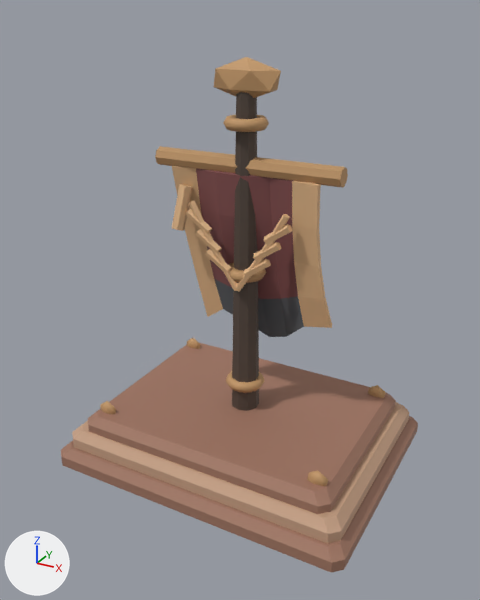
Before and after pictures for a commit that changed the glTF model public/assets/models/standard.glb.
One viewpoint serves both versions: a 50 mm camera at (1.32, -2.45, 2.04) aimed at (0.01, -0.06, 0.84). Every picture has the same lights, and +X, +Y and +Z are marked at lower left. The older version comes first. Vertices at exactly the same position are counted once.

In view in the first picture: 'standard'.
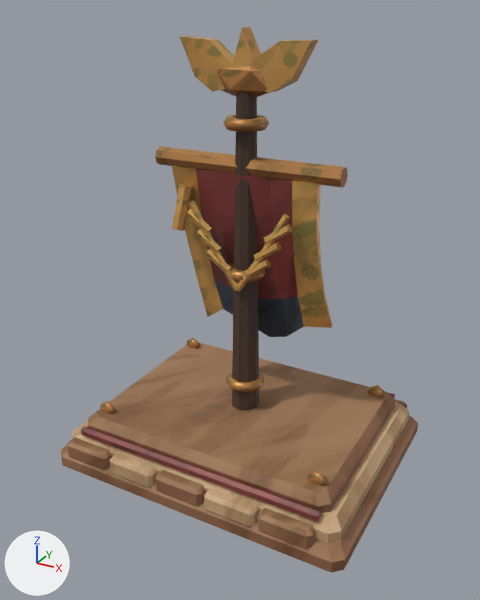
Pixel boxes [x1, y1, x2, y2] of what changed, in the pictures (480 x 600 px; the box of a moved part takes in the faces that stretch with it):
```json
{"object": "standard", "change": "surface changed, reshaped", "before": [61, 57, 418, 573], "after": [61, 27, 418, 573]}
{"part": 1, "of": "me_standard_color_and_skin", "change": "added", "after": [81, 427, 321, 521]}
{"part": 2, "of": "me_standard_color_and_skin", "change": "rebuilt", "before": [243, 259, 271, 277], "after": [243, 259, 271, 277]}
{"part": 3, "of": "me_standard_color_and_skin", "change": "rebuilt", "before": [253, 242, 281, 260], "after": [253, 242, 281, 260]}
{"part": 4, "of": "me_standard_color_and_skin", "change": "added", "after": [67, 437, 315, 549], "on screen": "brown"}
{"part": 5, "of": "me_standard_color_and_skin", "change": "added", "after": [395, 399, 407, 409], "on screen": "mostly hidden"}
{"part": 6, "of": "me_standard_color_and_skin", "change": "moved or reshaped", "before": [188, 201, 293, 292], "after": [236, 214, 292, 292]}
{"part": 7, "of": "me_standard_color_and_skin", "change": "added", "after": [180, 27, 318, 93], "on screen": "brown"}
{"part": 8, "of": "me_standard_color_and_skin", "change": "recoloured", "before": [61, 57, 418, 573], "after": [61, 66, 418, 573]}
```

Edits to the scene script, one JSON object a line:
```json
{"op": "add", "block": "img_scumble__bristle_marks_and_worn_pigment", "code": ["img_scumble__bristle_marks_and_worn_pigment = load_image('Scumble, bristle marks and worn pigment', '_unpacked/Scumble__bristle_marks_and_worn_pigment', 512, 256, 'sRGB')"]}
{"op": "add", "block": "img_packed_cloth_and_metal_finishes", "code": ["img_packed_cloth_and_metal_finishes = load_image('Packed cloth and metal finishes', '_unpacked/Packed_cloth_and_metal_finishes', 8, 8, 'Non-Color')"]}
{"block": "mat_painted_metal_edges__textile_and_clay", "change": "nodes: BsdfPrincipled, OutputMaterial, VertexColor"}
{"block": "mat_painted_metal_edges__textile_and_clay", "change": "nodes: BsdfPrincipled, Mix, OutputMaterial, SeparateColor, TexImage x2, UVMap, VertexColor"}
{"block": "mat_painted_metal_edges__textile_and_clay", "change": "uses the picture img_packed_cloth_and_metal_finishes"}
{"block": "mat_painted_metal_edges__textile_and_clay", "change": "uses the picture img_scumble__bristle_marks_and_worn_pigment"}
{"block": "me_standard_color_and_skin", "where": "# used by ob_standard; location = (0.0, 0.0, 0.0)"}
{"op": "remove", "block": "me_standard_color_and_skin", "code": "me_standard_color_and_skin.from_pydata(...)  # 680 vertices, 1272 faces; spans x -0.73..0.73, y -0.57..0.57, z -0.01..1.86"}
{"op": "add", "block": "me_standard_color_and_skin", "code": "me_standard_color_and_skin.from_pydata(...)  # 1038 vertices, 1944 faces; spans x -0.73..0.73, y -0.57..0.57, z -0.01..1.97"}
{"block": "me_standard_color_and_skin", "change": "me_standard_color_and_skin part 1: a new loose piece, a 6-sided cylinder along x spanning x -0.6..0.6, y -0.514..-0.476, z 0.185..0.229, in mat_painted_metal_edges__textile_and_clay"}
{"block": "me_standard_color_and_skin", "change": "me_standard_color_and_skin part 2: the loose piece of 10 vertices spanning x 0.03..0.16, y -0.09..-0.06, z 0.97..1.07 is rebuilt with 10 vertices and now spans x 0.03..0.16, y -0.09..-0.06, z 0.96..1.06"}
{"block": "me_standard_color_and_skin", "change": "me_standard_color_and_skin part 3: the loose piece of 10 vertices spanning x 0.08..0.21, y -0.09..-0.06, z 1.05..1.15 is rebuilt with 10 vertices and now spans x 0.08..0.21, y -0.09..-0.06, z 1.05..1.15"}
{"block": "me_standard_color_and_skin", "change": "me_standard_color_and_skin part 4: 160 vertices added at x -0.66..0.6, y -0.57..-0.48, z 0.08..0.17"}
{"block": "me_standard_color_and_skin", "change": "me_standard_color_and_skin part 5: 160 vertices added at x -0.6..0.66, y 0.48..0.57, z 0.08..0.17"}
{"block": "me_standard_color_and_skin", "change": "me_standard_color_and_skin part 6: 13 vertices moved within x -0.01..0.25, y -0.09..-0.06, z 0.89..1.26; 22 vertices removed from x -0.13..0.24, y -0.09..-0.06, z 0.89..1.28; 12 vertices added at x 0.11..0.24, y -0.09..-0.06, z 1.07..1.27"}
{"block": "me_standard_color_and_skin", "change": "me_standard_color_and_skin part 7: 24 vertices added at x -0.29..0.29, y -0.03..0.03, z 1.73..1.97"}
{"block": "me_standard_color_and_skin", "change": "me_standard_color_and_skin part 8: 1108 kept faces spanning x -0.73..0.73, y -0.57..0.57, z -0.01..1.86 get new vertex colours"}
{"block": "me_standard_color_and_skin", "change": "other edits to the shape of me_standard_color_and_skin do not show in these pictures"}
```
